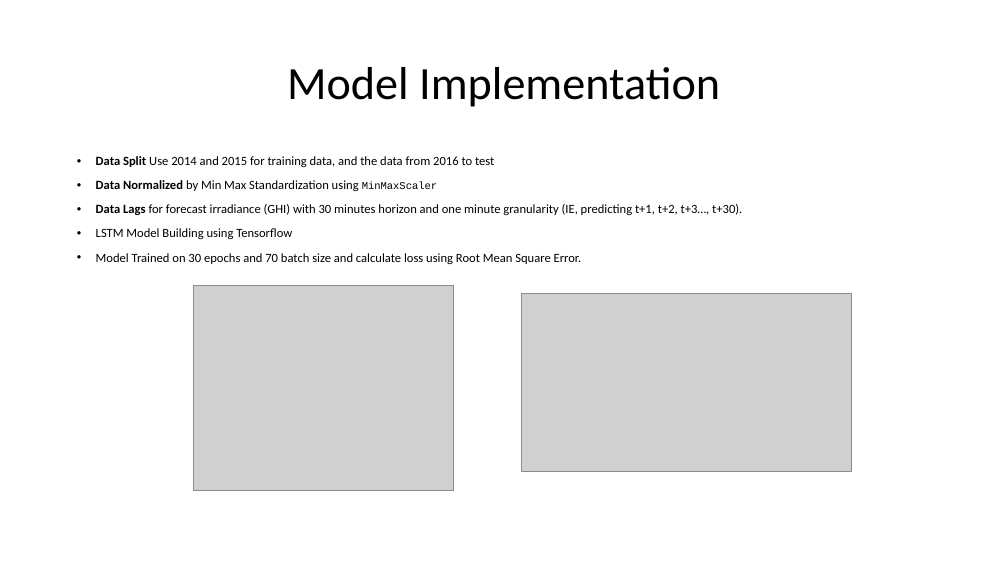
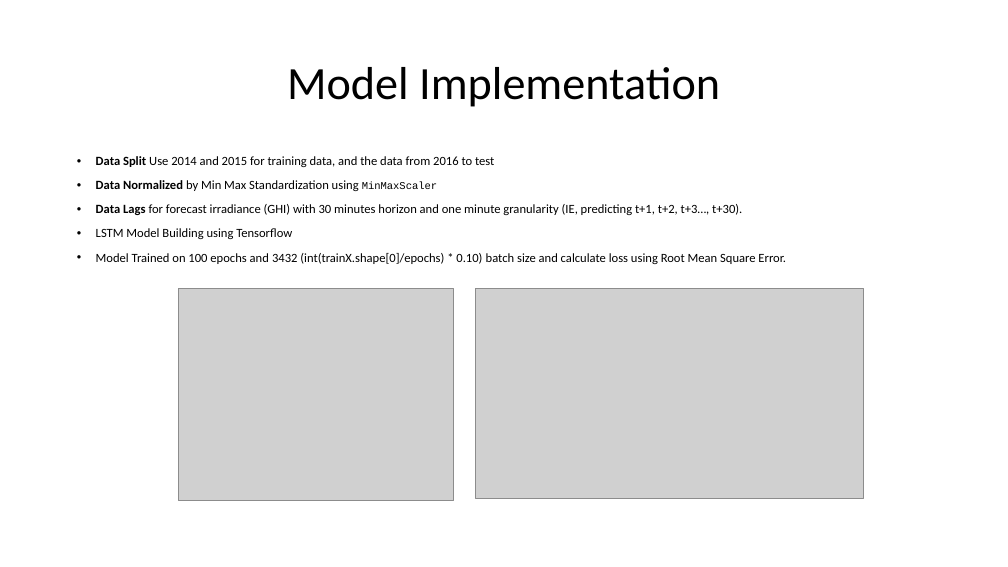
Before and after one commit to AnjaliDharmik92/Solar_Irradiance_Forecasting-, a slide deck: slide 4 of Solar Irradiance Forecasting.pptx. Drawn at 1008x567 pixels with LibreOffice and Linux fonts; fonts in the diff are those of the drawing; grey boxes stand for pictures. Boxes give left, top, right and bottom in pixels: in the first picture for what was removed or moved away, otherwise in the second. Text is boxed around its words. In the diff, an @@ line names an element or a change of style, - is before the commit and + after.

Commit message:
update

```diff
--- a/Solar Irradiance Forecasting.pptx
+++ b/Solar Irradiance Forecasting.pptx
@@ text at [96,253,786,264]: text changed @@
-• Model Trained on 30 epochs and 70 batch size and calculate loss using Root Mean Square Error.
+• Model Trained on 100 epochs and 3432 (int(trainX.shape[0]/epochs) * 0.10) batch size and calculate loss using Root Mean Square Error.
@@ picture: place and size @@
-picture at [194,286,454,491]
+picture at [178,289,454,501]
@@ picture: place and size @@
-picture at [522,293,852,472]
+picture at [476,289,864,498]
```
Also in this commit, not shown: 1 other slide changed, 1 slide added.
